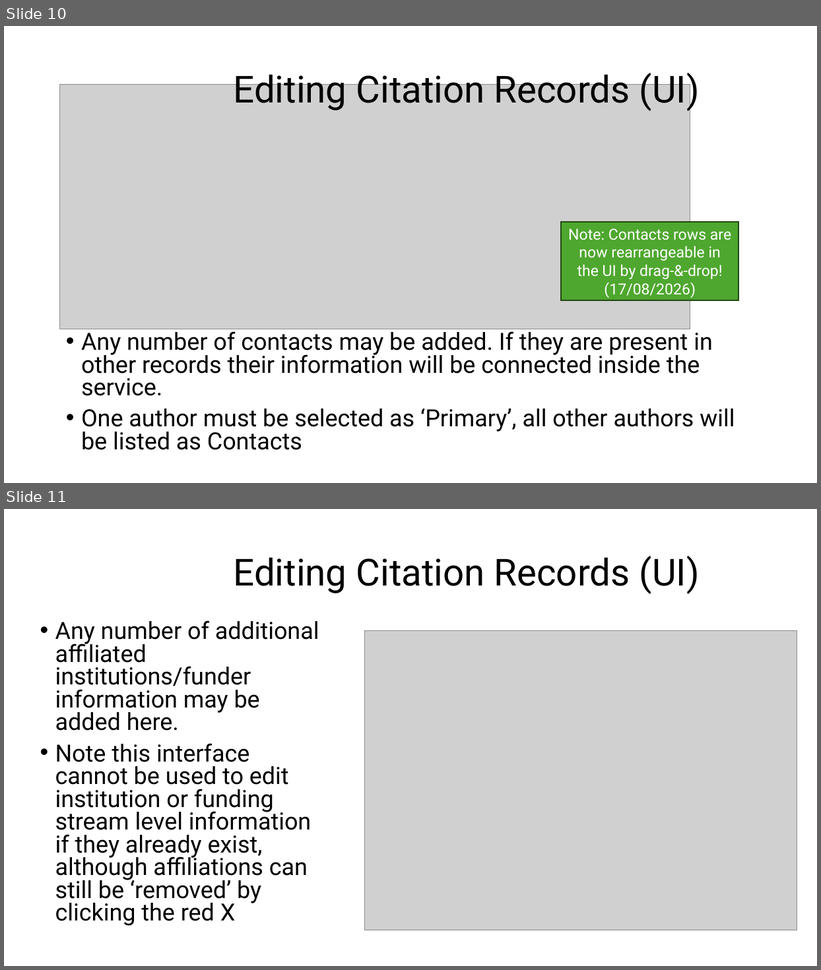
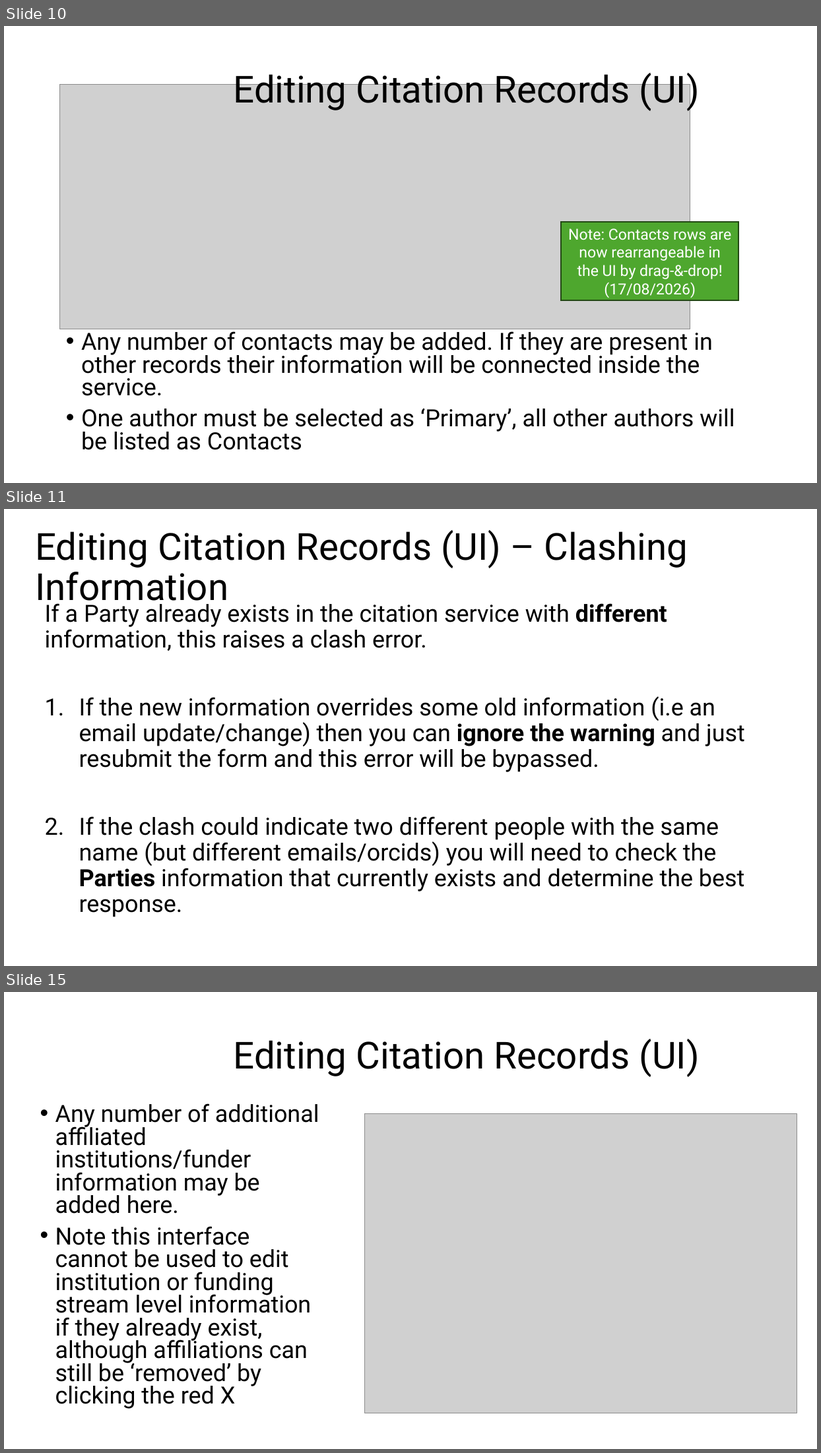
Before and after one commit to cedadev/cmip7-citation-service, a slide deck: docs/CitationReviewerGuide.pptx. Shown one above the other, each under a label of ours: slides 10 and 11 before the commit, slides 10, 11 and 15 after it; the slides between them are not shown. The pictures are 821x970 and 821x1453 pixels, drawn with LibreOffice and Linux fonts; fonts in the diff are those of the drawing; grey boxes stand for pictures. Boxes give left, top, right and bottom in pixels: in the first picture for what was removed or moved away, otherwise in the second. Text is boxed around its words. In the diff, an @@ line names an element or a change of style, - is before the commit and + after.

Commit message:
Updated Reviewer Guide with Clash Resolution instructions

```diff
--- a/docs/CitationReviewerGuide.pptx
+++ b/docs/CitationReviewerGuide.pptx
@@ slide 11 added at <box>4,509,817,966</box>, background #FFFFFF @@
@@ title added at <box>35,530,688,609</box>, 44 pt, text #000000 @@
+Editing Citation Records (UI) – Clashing Information
@@ text added at <box>45,600,745,918</box>, 28 pt, text #000000 @@
+If a Party already exists in the citation service with different information, this raises a clash error.
+1. If the new information overrides some old information (i.e an email update/change) then you can ignore the warning and just resubmit the form and this error will be bypassed.
+2. If the clash could indicate two different people with the same name (but different emails/orcids) you will need to check the Parties information that currently exists and determine the best response.
@@ what was slide 11 is now slide 15 @@
```
Also in this commit, not shown: 2 slides changed, 3 other slides added, 1 other file.
